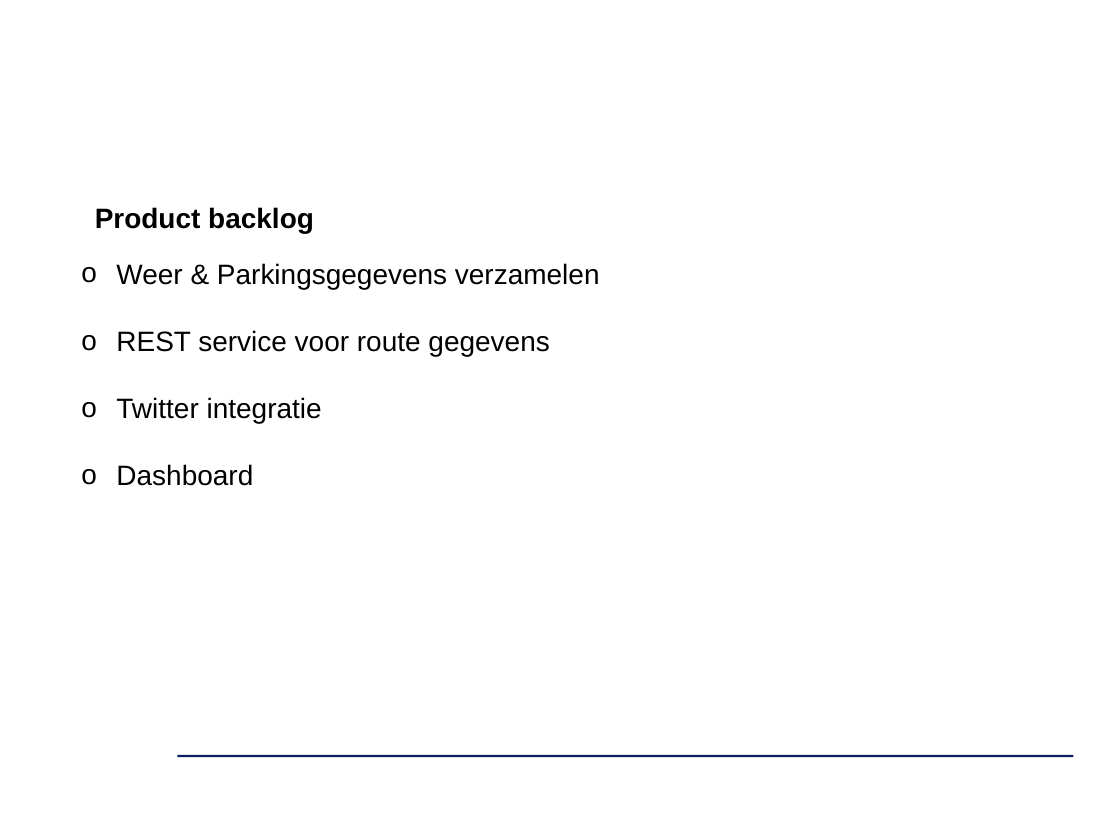
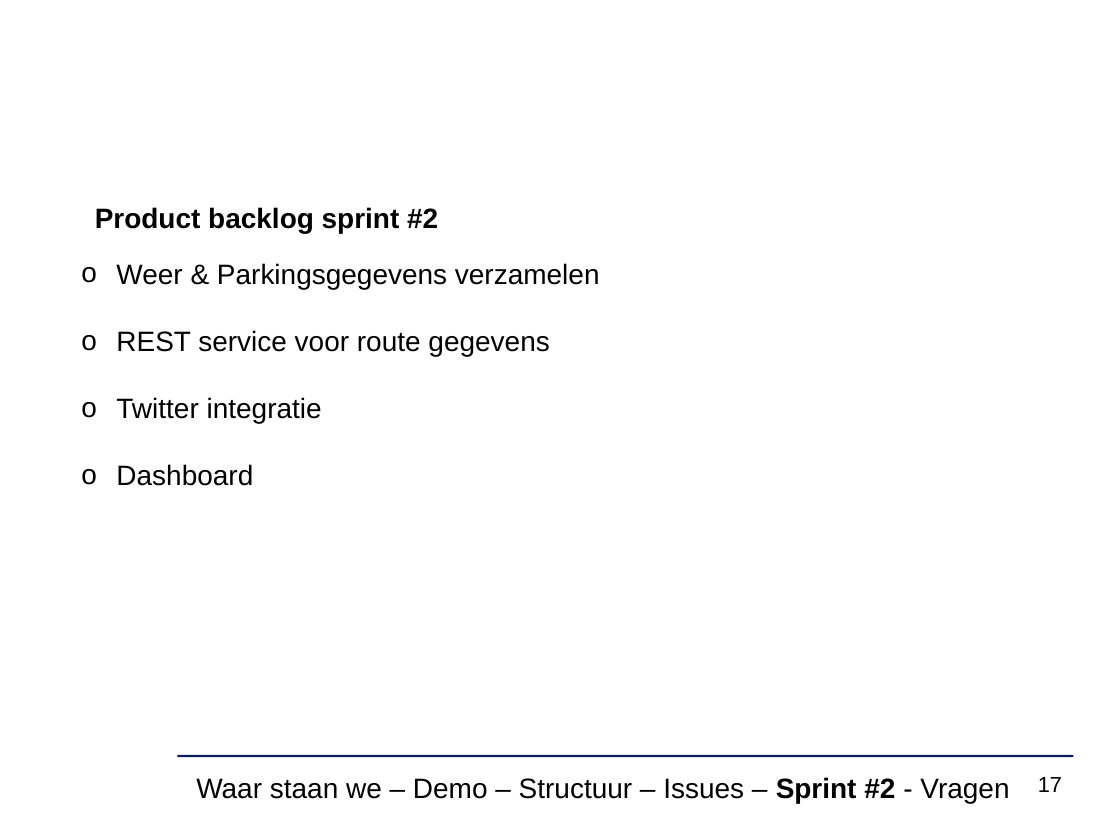
Before and after one commit to ghentlivinglab/Traffic-Travel-Time-Analyzer-4, a slide deck: slide 17 of Analyse/sprint1presentatie.pptx (slide 14 before the commit). Drawn at 1120x840 pixels with LibreOffice and Linux fonts; fonts in the diff are those of the drawing; background and template pictures are left out. Boxes give left, top, right and bottom in pixels: in the first picture for what was removed or moved away, otherwise in the second. Text is boxed around its words. In the diff, an @@ line names an element or a change of style, - is before the commit and + after.

Commit message:
update presentatie sprint 1

```diff
--- a/Analyse/sprint1presentatie.pptx
+++ b/Analyse/sprint1presentatie.pptx
@@ text at <box>95,207,438,233</box>: text changed @@
-Product backlog
+Product backlog sprint #2
@@ text added at <box>196,777,1009,803</box>, 18 pt, text #000000 @@
+Waar staan we – Demo – Structuur – Issues – Sprint #2 - Vragen
@@ page number added at <box>1038,777,1062,792</box>, 14 pt, text #000000 @@
+17
```
Also in this commit, not shown: 11 other slides changed, 7 slides added, 3 slides removed.
